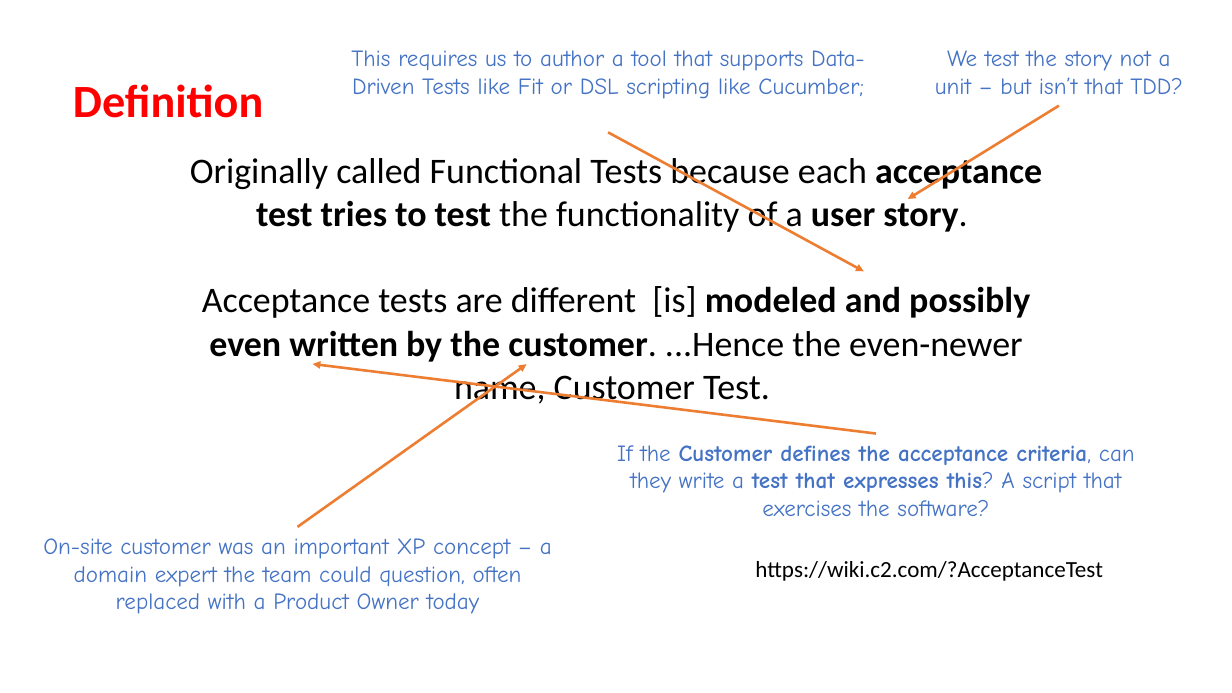
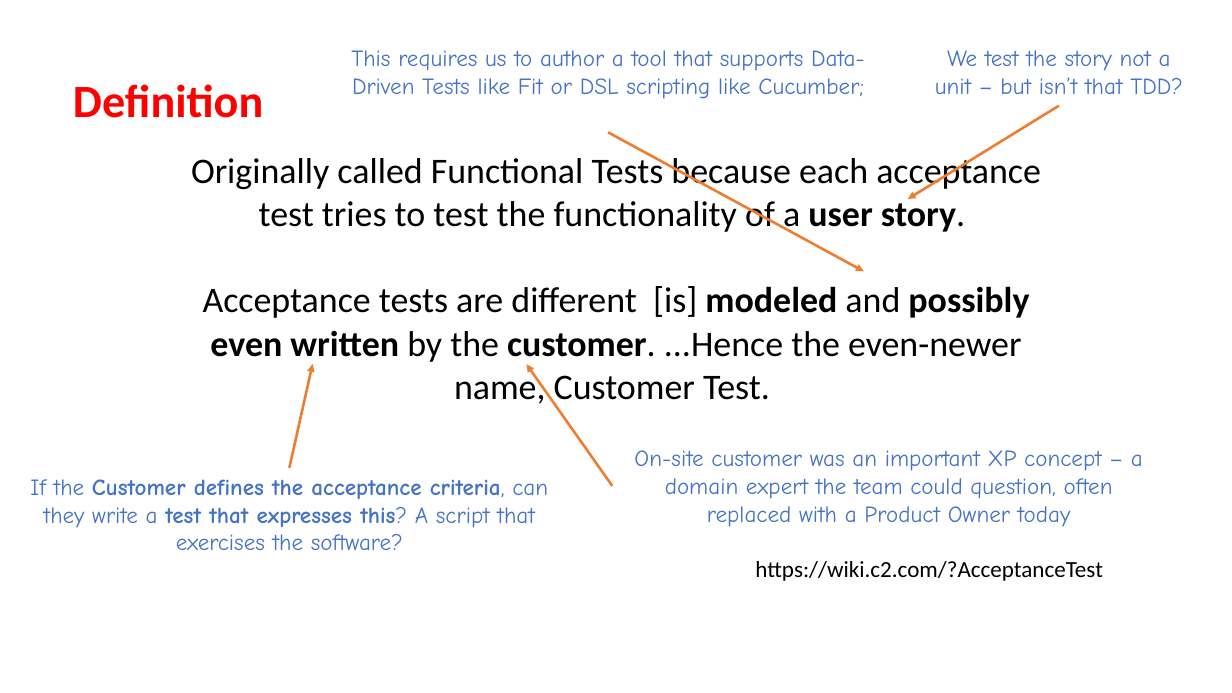
Before and after one commit to iancooper/Presentations, a slide deck: slide 30 of Kent Beck Style TDD - Seven Years After.pptx. Drawn at 1232x693 pixels with LibreOffice and Linux fonts; fonts in the diff are those of the drawing. Boxes give left, top, right and bottom in pixels: in the first picture for what was removed or moved away, otherwise in the second. Text is boxed around its words. In the diff, an @@ line names an element or a change of style, - is before the commit and + after.

```diff
--- a/Kent Beck Style TDD - Seven Years After.pptx
+++ b/Kent Beck Style TDD - Seven Years After.pptx
@@ text "Originally called Functional Tests because ..." at (x1=191, y1=153, x2=1041, y2=408): bold off in "acceptance test tries to test", "and by the" @@
@@ arrow moved from (876, 433) - (312, 364) to (289, 468) - (312, 364) @@
@@ arrow moved from (298, 527) - (527, 364) to (613, 486) - (527, 364) @@
@@ text "On-site customer was an important ..." moved from (x1=43, y1=538, x2=552, y2=614) to (x1=634, y1=450, x2=1143, y2=527) @@
@@ text "If the Customer defines the ..." moved from (x1=617, y1=445, x2=1135, y2=516) to (x1=30, y1=479, x2=548, y2=550) @@
```
Also in this commit, not shown: 19 other slides changed, 7 slides removed, 1 other file.
